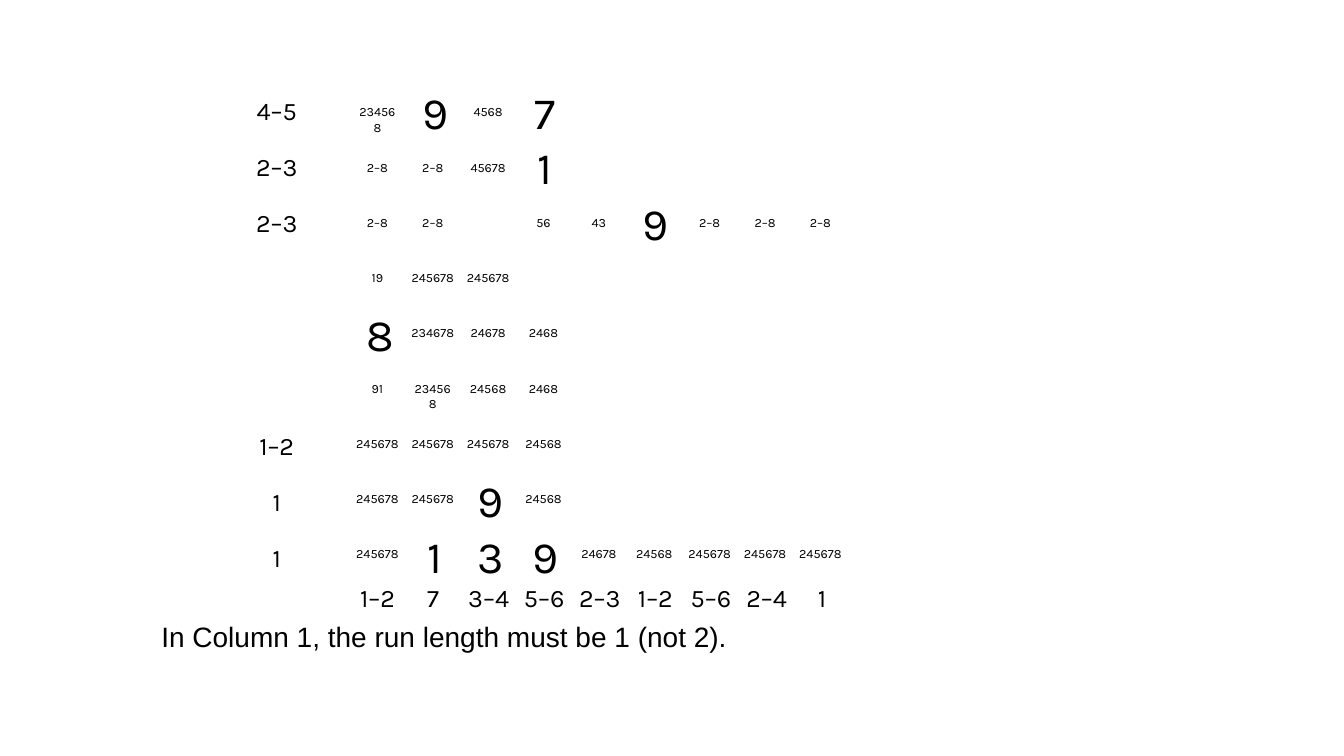
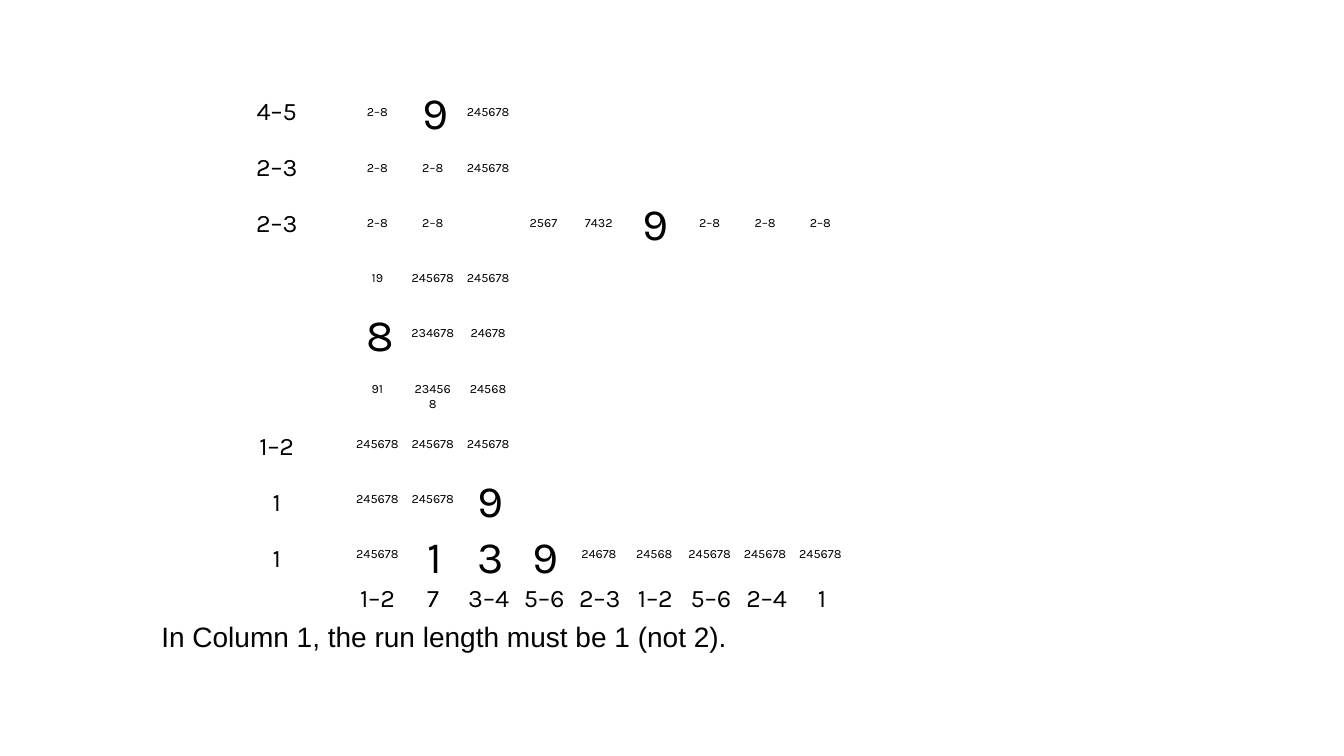
Before and after one commit to jhardis/WSJ_Number_Puzzles, a slide deck: slide 8 of 20260321_2.pptx (slide 10 before the commit). Drawn at 1344x756 pixels with LibreOffice and Linux fonts; fonts in the diff are those of the drawing; background and template pictures are left out. Boxes give left, top, right and bottom in pixels: in the first picture for what was removed or moved away, otherwise in the second. Text is boxed around its words. In the diff, an @@ line names an element or a change of style, - is before the commit and + after.

```diff
--- a/20260321_2.pptx
+++ b/20260321_2.pptx
@@ text at [367,108,388,116]: text changed @@
-234568
+2–8
@@ text at [467,108,509,116]: text changed @@
-4568
+245678
@@ text removed at [535,101,556,129] @@
-7
@@ text at [467,164,509,172]: text changed @@
-45678
+245678
@@ text removed at [538,155,553,184] @@
-1
@@ text at [530,219,558,227]: text changed @@
-56
+2567
@@ text at [585,219,613,227]: text changed @@
-43
+7432
@@ text removed at [529,329,558,337] @@
-2468
@@ text removed at [529,385,558,393] @@
-2468
@@ text removed at [525,440,561,448] @@
-24568
@@ text removed at [525,495,561,503] @@
-24568
```
Also in this commit, not shown: 14 other slides changed, 1 slide added, 1 other file.
